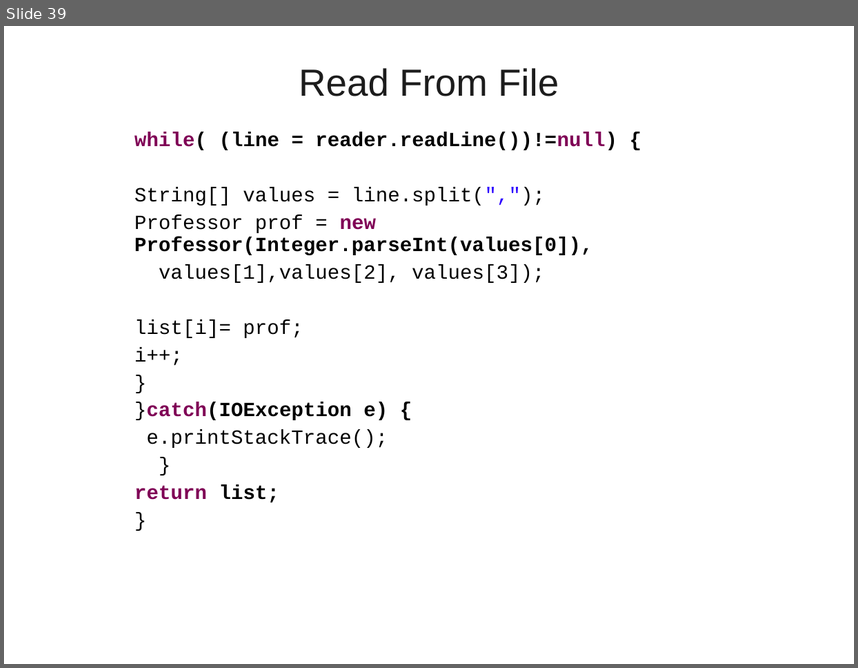
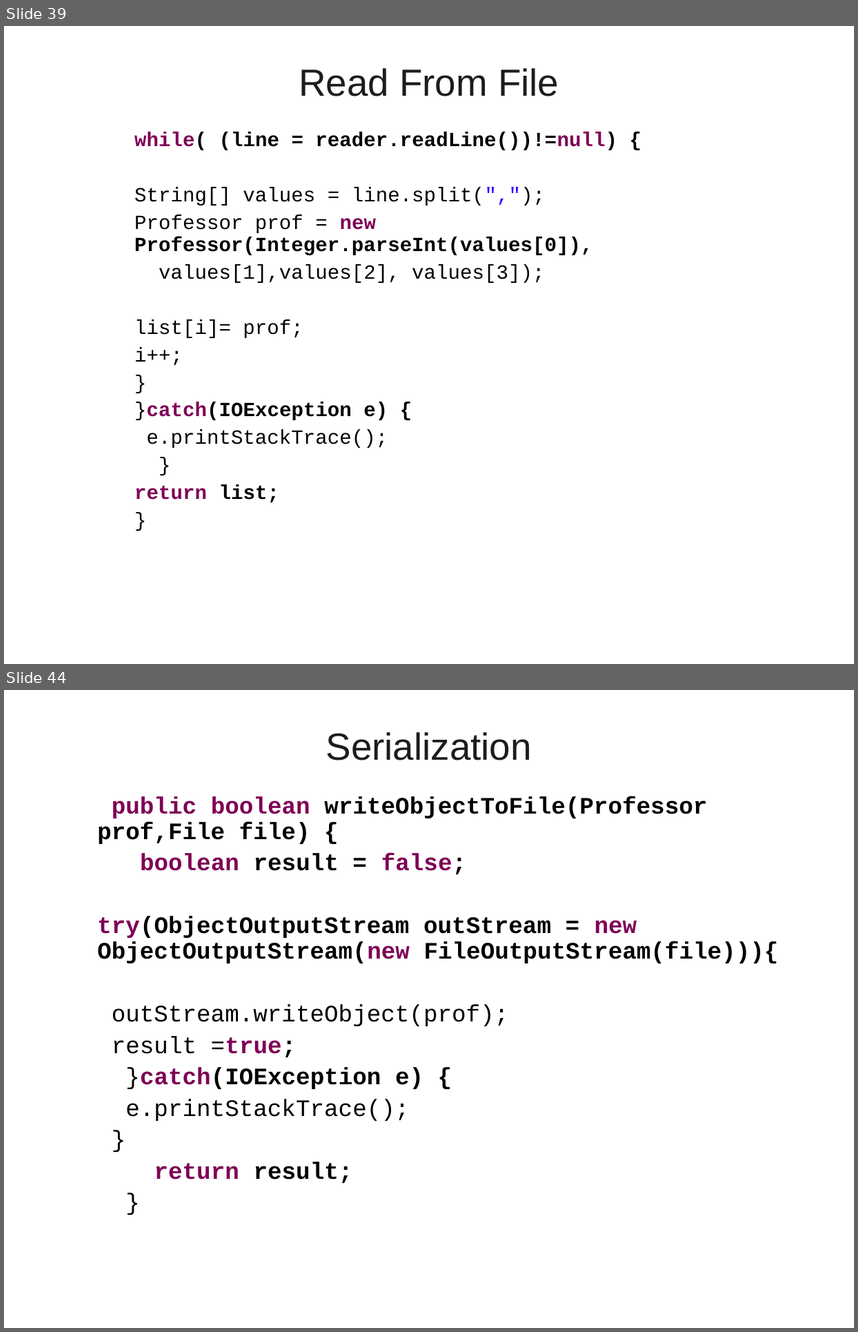
Before and after one commit to vatsanTraining/lumen_sep_2021, a slide deck: Java_Day_Three_Lumen_2021.ppt. Shown one above the other, each under a label of ours: slide 39 before the commit, slides 39 and 44 after it; the slides between them are not shown. The pictures are 858x668 and 858x1332 pixels, drawn with LibreOffice and Linux fonts; fonts in the diff are those of the drawing; background and template pictures are left out. Boxes give left, top, right and bottom in pixels: in the first picture for what was removed or moved away, otherwise in the second. Text is boxed around its words. In the diff, an @@ line names an element or a change of style, - is before the commit and + after.

```diff
--- a/Java_Day_Three_Lumen_2021.ppt
+++ b/Java_Day_Three_Lumen_2021.ppt
@@ slide 44 added at (4, 690, 854, 1328), background picture (left out) @@
@@ title added at (326, 732, 532, 760), 32 pt, text #1C1C1C @@
+Serialization
@@ text added at (97, 796, 779, 1183), 20 pt, text #000000, bold @@
+  public boolean writeObjectToFile(Professor prof,File file) {
+  boolean result = false;
+  try(ObjectOutputStream outStream = new ObjectOutputStream(new FileOutputStream(file))){
+  outStream.writeObject(prof);
+  result =true;
+  }catch(IOException e) {
+  e.printStackTrace();
+  }
+  return result;
+  }
```
Also in this commit, not shown: 6 other slides added.
